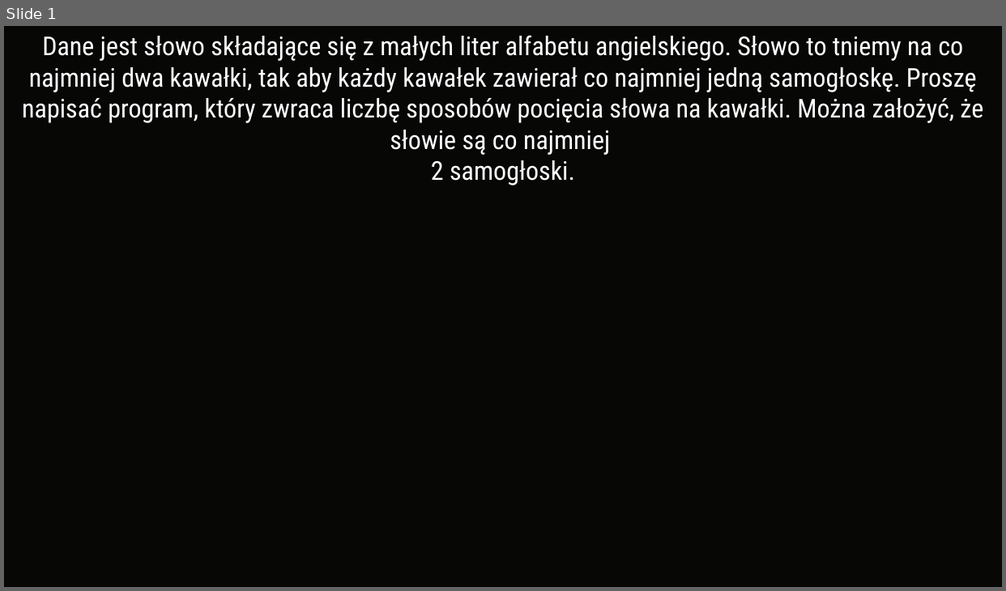
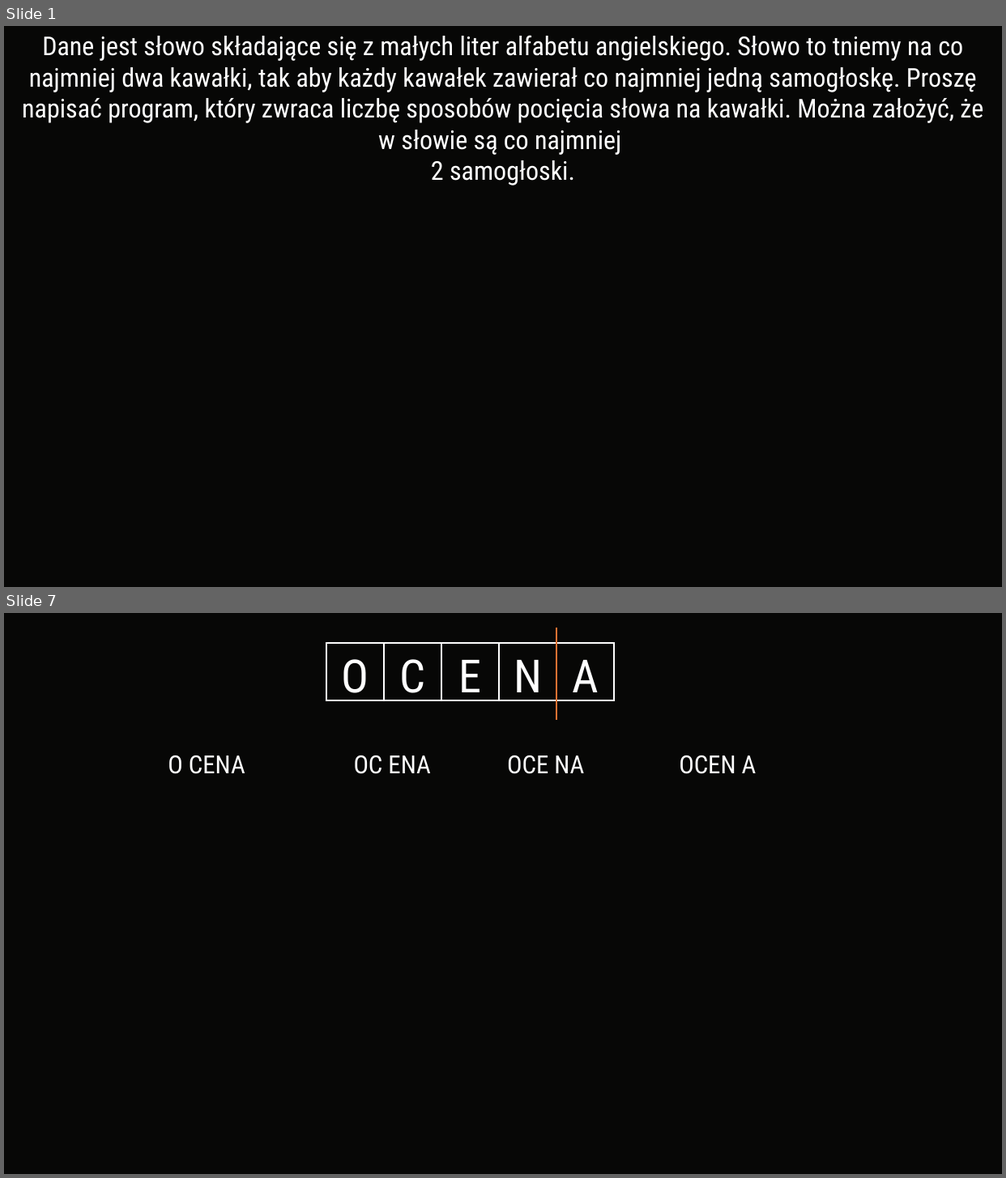
Before and after one commit to Grzeslaw115/ODI, a slide deck: 2023-24/Etap I/Prezentacje/zadanie3.pptx. Shown one above the other, each under a label of ours: slide 1 before the commit, slides 1 and 7 after it; the slides between them are not shown. The pictures are 1006x591 and 1006x1178 pixels, drawn with LibreOffice and Linux fonts; fonts in the diff are those of the drawing. Boxes give left, top, right and bottom in pixels: in the first picture for what was removed or moved away, otherwise in the second. Text is boxed around its words. In the diff, an @@ line names an element or a change of style, - is before the commit and + after.

```diff
--- a/2023-24/Etap I/Prezentacje/zadanie3.pptx
+++ b/2023-24/Etap I/Prezentacje/zadanie3.pptx
@@ slide 7 added at (x1=4, y1=613, x2=1002, y2=1174), background #070706 @@
@@ line added from (556, 628) to (556, 720), #E97132 1.5 pt @@
@@ rectangle added at (x1=326, y1=643, x2=385, y2=700), outline #FFFFFF 1.5 pt @@
@@ text added at (x1=342, y1=659, x2=369, y2=701), 44 pt, text #FFFFFF @@
+O
@@ rectangle added at (x1=385, y1=643, x2=442, y2=700), outline #FFFFFF 1.5 pt @@
@@ text added at (x1=400, y1=659, x2=426, y2=701), 44 pt, text #FFFFFF @@
+C
@@ rectangle added at (x1=442, y1=643, x2=500, y2=700), outline #FFFFFF 1.5 pt @@
@@ text added at (x1=459, y1=660, x2=482, y2=701), 44 pt, text #FFFFFF @@
+E
@@ rectangle added at (x1=499, y1=643, x2=556, y2=700), outline #FFFFFF 1.5 pt @@
@@ text added at (x1=513, y1=660, x2=542, y2=701), 44 pt, text #FFFFFF @@
+N
@@ rectangle added at (x1=556, y1=643, x2=614, y2=700), outline #FFFFFF 1.5 pt @@
@@ text added at (x1=572, y1=660, x2=599, y2=701), 44 pt, text #FFFFFF @@
+A
@@ text added at (x1=168, y1=755, x2=245, y2=774), 24 pt, text #FFFFFF @@
+O CENA
@@ text added at (x1=354, y1=755, x2=430, y2=774), 24 pt, text #FFFFFF @@
+OC ENA
@@ text added at (x1=507, y1=755, x2=584, y2=774), 24 pt, text #FFFFFF @@
+OCE NA
@@ text added at (x1=679, y1=755, x2=756, y2=774), 24 pt, text #FFFFFF @@
+OCEN A
@@ slide 1 changed as well @@
@@ text at (x1=22, y1=35, x2=983, y2=155): text changed @@
-Dane jest słowo składające się z małych liter alfabetu angielskiego. Słowo to tniemy na co najmniej dwa kawałki, tak aby każdy kawałek zawierał co najmniej jedną samogłoskę. Proszę napisać program, który zwraca liczbę sposobów pocięcia słowa na kawałki. Można założyć, że słowie są co najmniej
+Dane jest słowo składające się z małych liter alfabetu angielskiego. Słowo to tniemy na co najmniej dwa kawałki, tak aby każdy kawałek zawierał co najmniej jedną samogłoskę. Proszę napisać program, który zwraca liczbę sposobów pocięcia słowa na kawałki. Można założyć, że w słowie są co najmniej
```
Also in this commit, not shown: 8 other slides changed, 13 other slides added, 23 slides removed, 8 other files.
